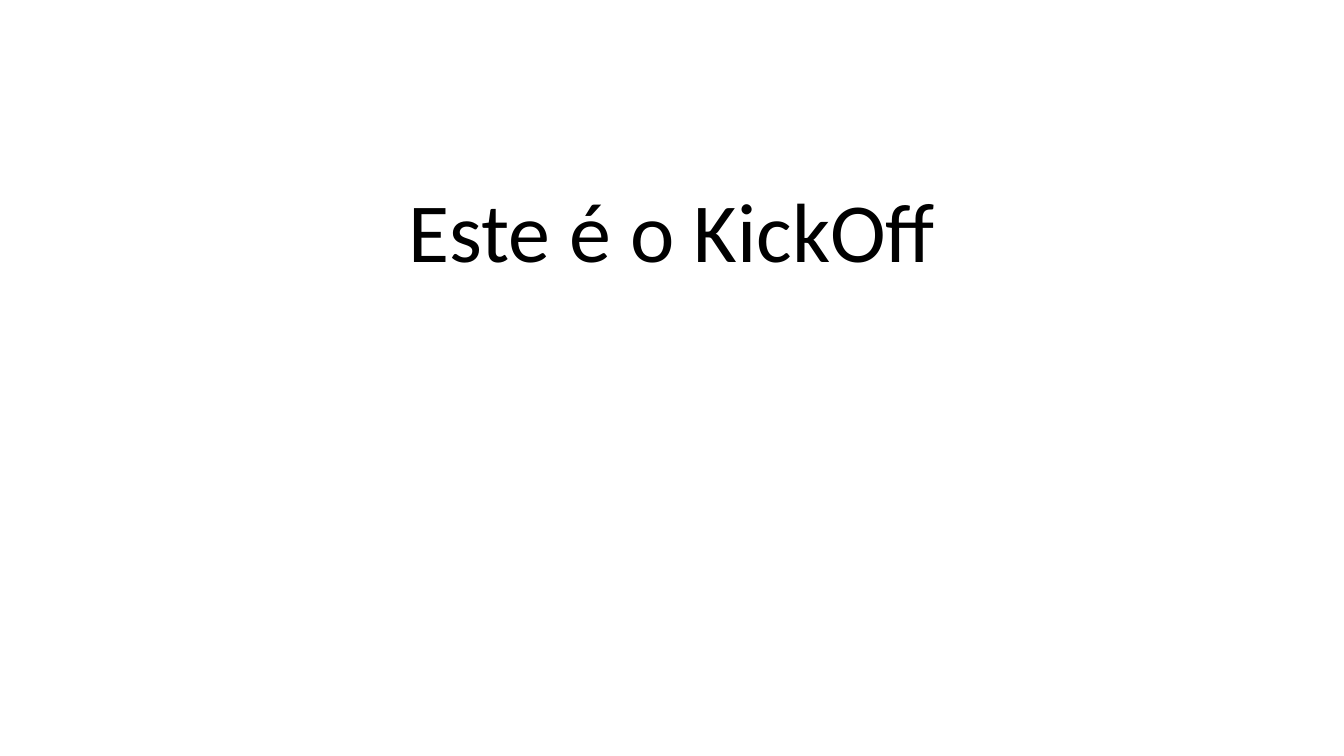
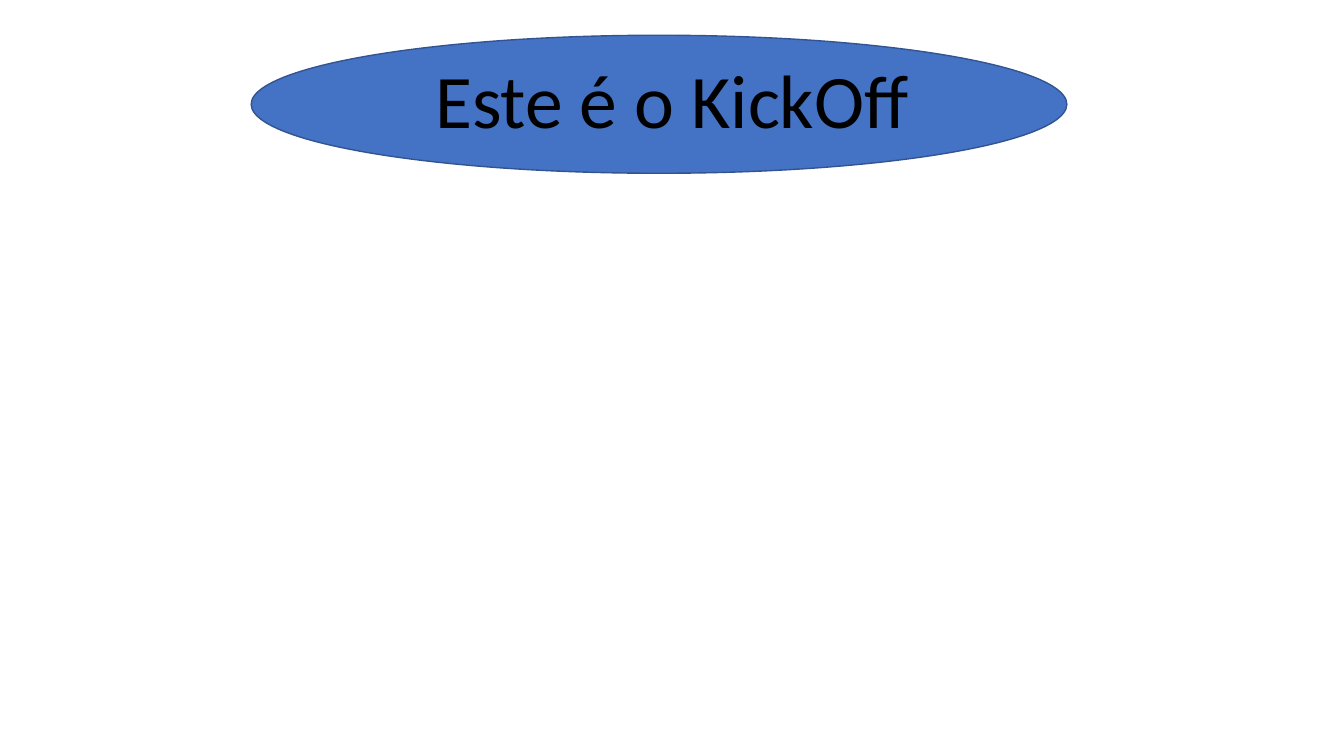
Before and after one commit to DanielSDelfin/2TDSPF-exemploGIT-2024, a slide deck: slide 1 of PastaDocumentos/kickoff.pptx. Drawn at 1344x756 pixels with LibreOffice and Linux fonts; fonts in the diff are those of the drawing. Boxes give left, top, right and bottom in pixels: in the first picture for what was removed or moved away, otherwise in the second. Text is boxed around its words. In the diff, an @@ line names an element or a change of style, - is before the commit and + after.

Commit message:
Fundo azul

```diff
--- a/PastaDocumentos/kickoff.pptx
+++ b/PastaDocumentos/kickoff.pptx
@@ ellipse added at (251, 35, 1067, 173), fill #4472C4, outline #325491 1 pt @@
@@ title "Este é o KickOff" at (435, 75, 908, 129): size 60 to 54 pt @@
```
